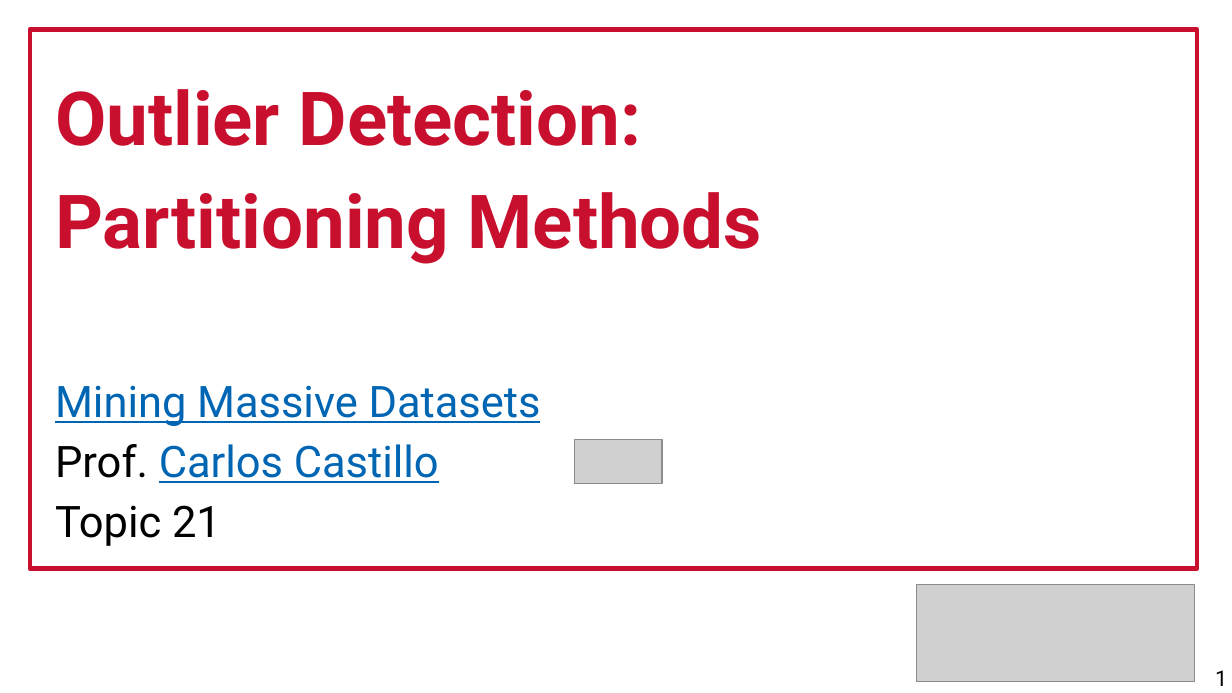
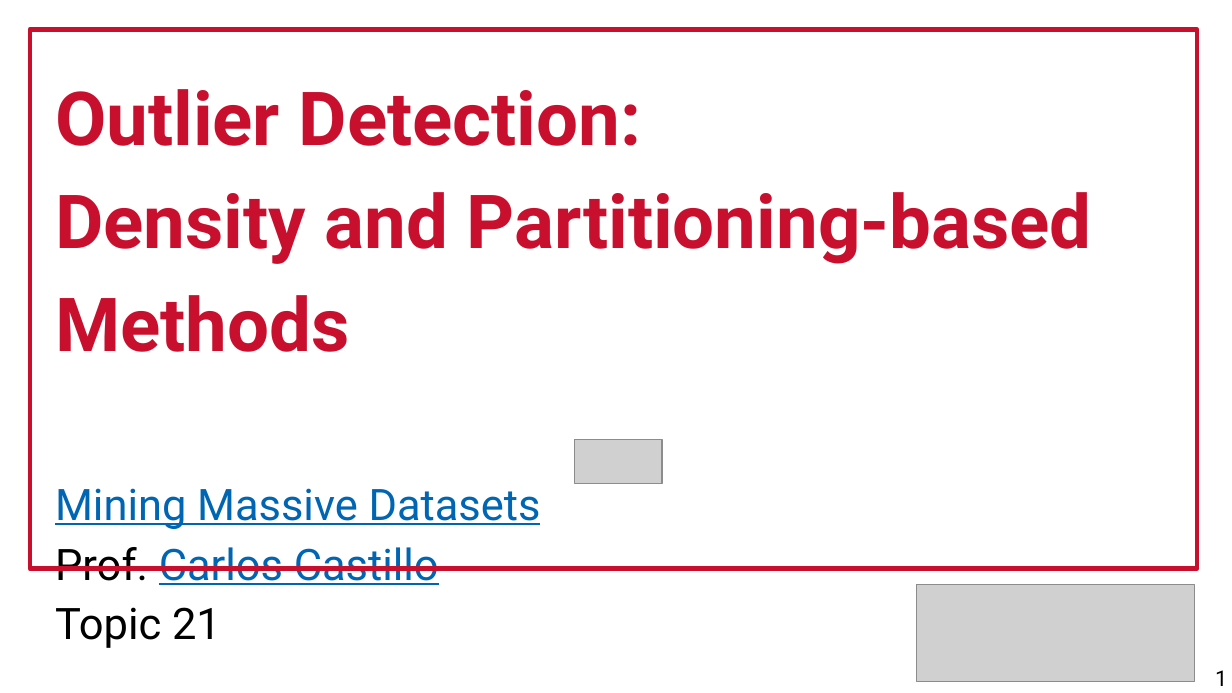
Before and after one commit to chatox/data-mining-course, a slide deck: slide 1 of theory/odp/tt21_outliers_isolation.odp. Drawn at 1232x693 pixels with LibreOffice and Linux fonts; fonts in the diff are those of the drawing; grey boxes stand for pictures. Boxes give left, top, right and bottom in pixels: in the first picture for what was removed or moved away, otherwise in the second. Text is boxed around its words. In the diff, an @@ line names an element or a change of style, - is before the commit and + after.

```diff
--- a/theory/odp/tt21_outliers_isolation.odp
+++ b/theory/odp/tt21_outliers_isolation.odp
@@ text at (x1=55, y1=192, x2=1092, y2=352): text changed @@
-Partitioning Methods
+Density and Partitioning-based Methods
```
Also in this commit, not shown: 10 other slides changed, 9 slides added, 1 slide removed, 2 other files.
